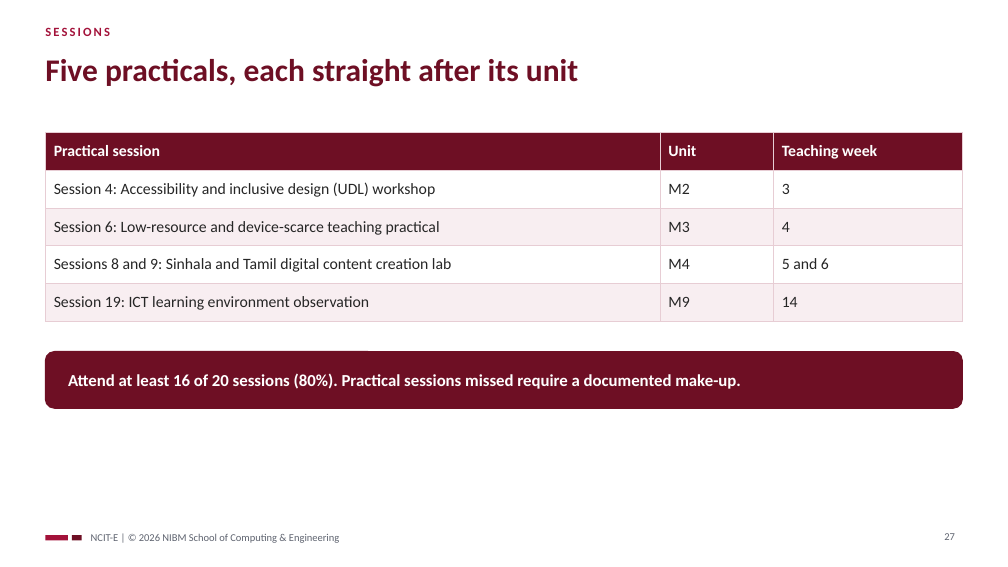
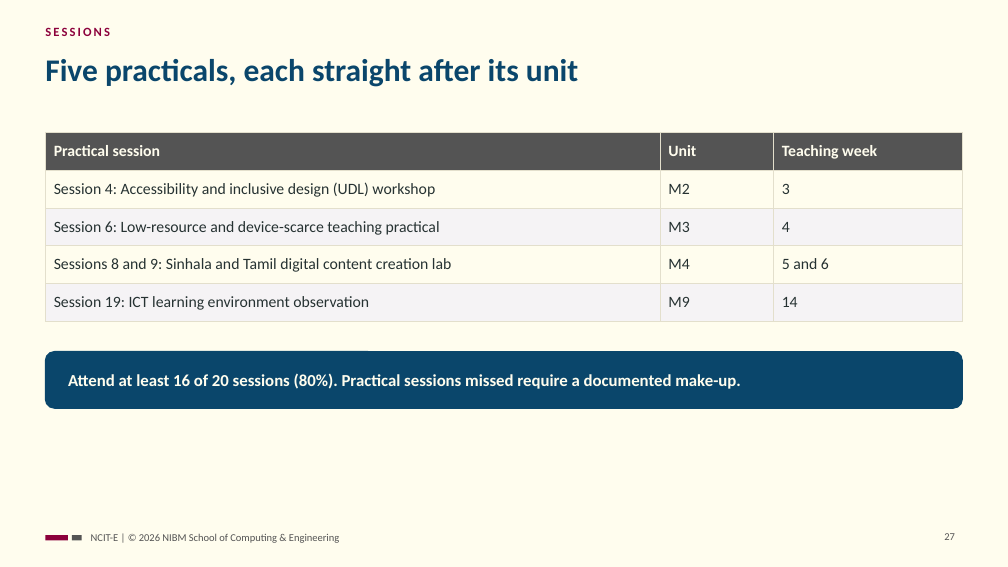
Before and after one commit to NIBM-SOCE/NCIT-E, a slide deck: slide 27 of sessions/s01/slides/ncit-e-s01-orientation.pptx. Drawn at 1008x567 pixels with LibreOffice and Linux fonts; fonts in the diff are those of the drawing. Boxes give left, top, right and bottom in pixels: in the first picture for what was removed or moved away, otherwise in the second. Text is boxed around its words. In the diff, an @@ line names an element or a change of style, - is before the commit and + after.

```diff
--- a/sessions/s01/slides/ncit-e-s01-orientation.pptx
+++ b/sessions/s01/slides/ncit-e-s01-orientation.pptx
@@ background #FFFFFF to #FFFDEE @@
@@ text "SESSIONS" at <box>45,27,110,36</box>: text colour #A3123A to #8C013C @@
@@ title "Five practicals, each straight after ..." at <box>45,59,578,87</box>: text colour #6E0F24 to #0A466B @@
@@ table at <box>45,132,963,314</box> @@
@@ fill #6E0F24 to #545454 in row 1 @@
@@ fill #FFFFFF to #FFFDEE in 6 cells @@
@@ fill #F8EEF1 to #F5F3F5 in 6 cells @@
@@ text colour #FFFFFF to #FFFDEE in "Practical session", "Unit", "Teaching week" @@
@@ text colour #262626 to #263232 in "Session 4: Accessibility and inclusive design (UDL) ...", "M2", "3", "Session 6: Low-resource and device-scarce teaching practical" and 8 more places @@
@@ borders changed @@
@@ rounded rectangle at <box>45,352,963,408</box>: fill #6E0F24 to #0A466B; outline #6E0F24 1 pt to #0A466B 1 pt @@
@@ text "Attend at least 16 of ..." at <box>68,373,740,389</box>: text colour #FFFFFF to #FFFDEE @@
@@ rectangle at <box>45,535,68,541</box>: fill #A3123A to #8C013C @@
@@ rectangle at <box>72,535,82,541</box>: fill #6E0F24 to #545454 @@
@@ text "NCIT-E | © 2026 NIBM ..." at <box>91,534,339,543</box>: text colour #5F6470 to #545454 @@
@@ page number at <box>944,533,955,540</box>: text colour #5F6470 to #545454 @@
```
Also in this commit, not shown: 34 other slides changed, 30 other files.
